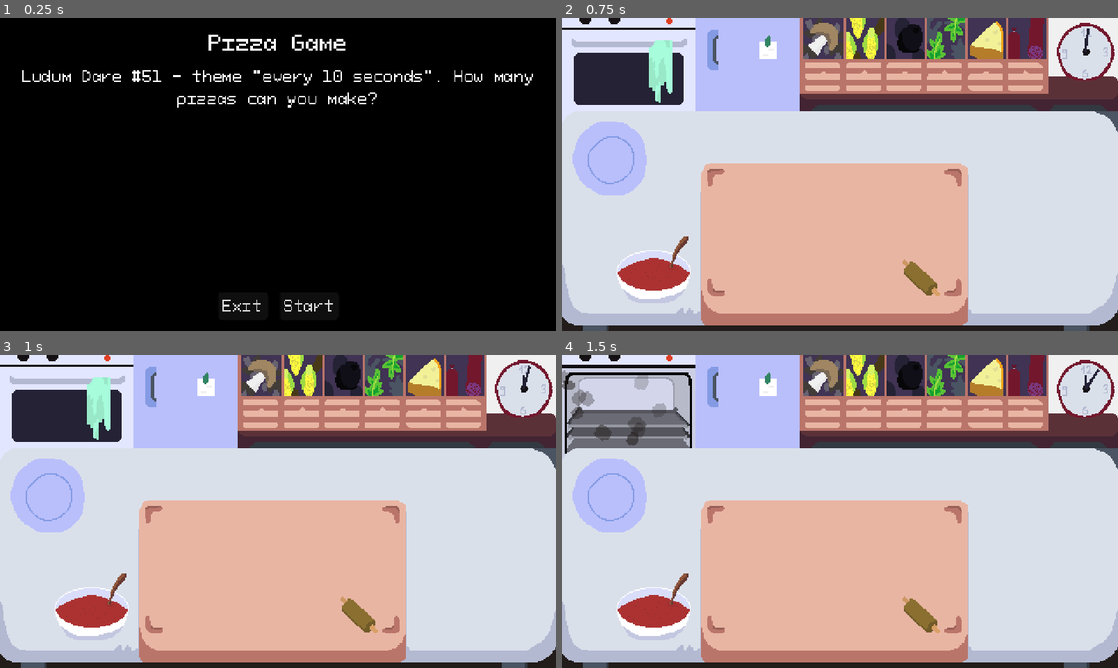
Above: before the commit, frames 1-4 (two rows, left to right).
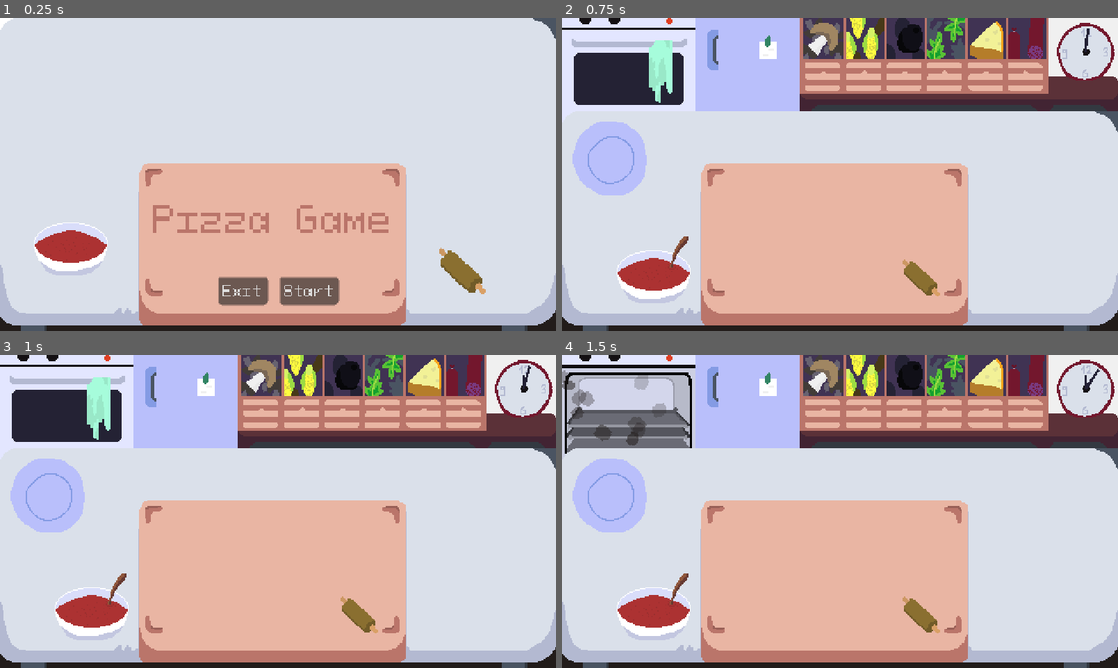
Above: after the commit, the same moments.

Repository: martindzejky/pizza-game
Game: Godot game, scene res://scenes/start.tscn
Same seed, same stepped clock (60 frames per second), same inputs: the game is played once before the commit and once after it.
Inputs (mouse positions are in pixels of both pictures, inside the frame that each line leads up to):
- Up to frame 1 (0.25 s): no input
- Up to frame 2 (0.75 s): click "Start" at 0.5 s
- Up to frame 3 (1 s): no input
- Up to frame 4 (1.5 s): tap Enter at 1.25 s; move the mouse to (628, 401) at 1.27 s; click (628, 401) at 1.42 s

The runs differ from the first frame. In frame 1, 100% of the frame differs, in the area x 0-100%, y 0-100%; in frame 2, nothing differs; in frame 3, nothing differs; in frame 4, nothing differs.

Commit message:
rework the main menu, add sprites and make it nicer
#8

Diff:
--- a/project.godot
+++ b/project.godot
@@ -71,7 +71,7 @@
 
 textures/decals/filter=0
 textures/light_projectors/filter=0
-environment/defaults/default_clear_color=Color(0, 0, 0, 1)
+environment/defaults/default_clear_color=Color(1, 1, 1, 1)
 2d/snap/snap_2d_transforms_to_pixel=true
 2d/snap/snap_2d_vertices_to_pixel=true
 textures/canvas_textures/default_texture_filter=0
--- a/scenes/start.tscn
+++ b/scenes/start.tscn
@@ -1,7 +1,10 @@
-[gd_scene load_steps=3 format=3 uid="uid://bbae4y17js5x4"]
+[gd_scene load_steps=6 format=3 uid="uid://bbae4y17js5x4"]
 
 [ext_resource type="Script" path="res://ui/start-btn.gd" id="1_iqrhl"]
+[ext_resource type="Texture2D" uid="uid://cvfyhejdairpv" path="res://sprites/menu-table.png" id="1_r3pgb"]
 [ext_resource type="Script" path="res://ui/exit-btn.gd" id="2_0d7lr"]
+[ext_resource type="Texture2D" uid="uid://fo0fntv5ipk1" path="res://sprites/dough-tool.png" id="2_g0yhm"]
+[ext_resource type="Texture2D" uid="uid://c87o1ymgjbtyr" path="res://sprites/tomato.png" id="3_1ku1b"]
 
 [node name="start" type="Node"]
 
@@ -13,57 +16,87 @@
 grow_horizontal = 2
 grow_vertical = 2
 
-[node name="margin" type="MarginContainer" parent="ui"]
+[node name="background" type="TextureRect" parent="ui"]
 layout_mode = 1
 anchors_preset = 15
 anchor_right = 1.0
 anchor_bottom = 1.0
 grow_horizontal = 2
 grow_vertical = 2
+texture = ExtResource("1_r3pgb")
 
-[node name="items" type="VBoxContainer" parent="ui/margin"]
+[node name="dough-tool" type="TextureRect" parent="ui/background"]
+layout_mode = 1
+anchors_preset = 3
+anchor_left = 1.0
+anchor_top = 1.0
+anchor_right = 1.0
+anchor_bottom = 1.0
+offset_left = -101.0
+offset_top = -72.0
+offset_right = -61.0
+offset_bottom = -32.0
+grow_horizontal = 0
+grow_vertical = 0
+texture = ExtResource("2_g0yhm")
+
+[node name="dough-tool2" type="TextureRect" parent="ui/background"]
+layout_mode = 1
+anchors_preset = 2
+anchor_top = 1.0
+anchor_bottom = 1.0
+offset_left = 29.0
+offset_top = -110.0
+offset_right = 93.0
+offset_bottom = -46.0
+grow_vertical = 0
+texture = ExtResource("3_1ku1b")
+
+[node name="titleContainer" type="CenterContainer" parent="ui"]
+layout_mode = 1
+anchors_preset = 7
+anchor_left = 0.5
+anchor_top = 1.0
+anchor_right = 0.5
+anchor_bottom = 1.0
+offset_left = -118.0
+offset_top = -144.0
+offset_right = 110.0
+offset_bottom = -50.0
+grow_horizontal = 2
+grow_vertical = 0
+
+[node name="title" type="Label" parent="ui/titleContainer"]
 layout_mode = 2
-offset_left = 10.0
-offset_top = 10.0
-offset_right = 470.0
-offset_bottom = 260.0
-
-[node name="title" type="Label" parent="ui/margin/items"]
-layout_mode = 2
-offset_right = 460.0
-offset_bottom = 25.0
+offset_left = 9.0
+offset_top = 26.0
+offset_right = 219.0
+offset_bottom = 67.0
 grow_horizontal = 2
 pivot_offset = Vector2(240, 30)
+theme_type_variation = &"GameTitle"
 text = "Pizza Game"
 horizontal_alignment = 1
 vertical_alignment = 1
 
-[node name="subtitle" type="Label" parent="ui/margin/items"]
-layout_mode = 2
-offset_top = 35.0
-offset_right = 460.0
-offset_bottom = 216.0
+[node name="btns" type="HBoxContainer" parent="ui"]
+layout_mode = 1
+anchors_preset = 7
+anchor_left = 0.5
+anchor_top = 1.0
+anchor_right = 0.5
+anchor_bottom = 1.0
+offset_left = -53.5
+offset_top = -47.0
+offset_right = 53.5
+offset_bottom = -23.0
 grow_horizontal = 2
-pivot_offset = Vector2(240, 30)
-size_flags_vertical = 3
-theme_override_font_sizes/font_size = 13
-text = "Ludum Dare #51 - theme \"every 10 seconds\". How many pizzas can you make?"
-horizontal_alignment = 1
-autowrap_mode = 2
-
-[node name="btns" type="HBoxContainer" parent="ui/margin/items"]
-layout_mode = 2
-offset_left = 176.0
-offset_top = 226.0
-offset_right = 283.0
-offset_bottom = 250.0
-grow_horizontal = 2
-grow_vertical = 2
+grow_vertical = 0
 size_flags_horizontal = 4
 size_flags_vertical = 4
 alignment = 1
 
-[node name="exit" type="Button" parent="ui/margin/items/btns"]
+[node name="exit" type="Button" parent="ui/btns"]
 layout_mode = 2
 offset_right = 44.0
 offset_bottom = 24.0
@@ -72,7 +105,7 @@
 text = "Exit"
 script = ExtResource("2_0d7lr")
 
-[node name="start" type="Button" parent="ui/margin/items/btns"]
+[node name="start" type="Button" parent="ui/btns"]
 layout_mode = 2
 offset_left = 54.0
 offset_right = 107.0
@@ -82,5 +115,5 @@
 text = "Start"
 script = ExtResource("1_iqrhl")
 
-[connection signal="pressed" from="ui/margin/items/btns/exit" to="ui/margin/items/btns/exit" method="_onClicked"]
-[connection signal="pressed" from="ui/margin/items/btns/start" to="ui/margin/items/btns/start" method="_onClicked"]
+[connection signal="pressed" from="ui/btns/exit" to="ui/btns/exit" method="_onClicked"]
+[connection signal="pressed" from="ui/btns/start" to="ui/btns/start" method="_onClicked"]
--- a/ui/theme.tres
+++ b/ui/theme.tres
@@ -15,8 +15,15 @@
 default_font = ExtResource("1_xbbro")
 BoxContainer/constants/separation = 10
 Button/font_sizes/font_size = 13
+GameTitle/base_type = &"Label"
+GameTitle/colors/font_color = Color(0.729412, 0.458824, 0.415686, 1)
+GameTitle/colors/font_outline_color = Color(0.729412, 0.458824, 0.415686, 1)
+GameTitle/font_sizes/font_size = 31
 GridContainer/constants/h_separation = 5
 GridContainer/constants/v_separation = 5
+Label/colors/font_color = Color(0.141176, 0.133333, 0.203922, 1)
+Label/colors/font_outline_color = Color(0.141176, 0.133333, 0.203922, 1)
+Label/constants/shadow_outline_size = 1
 Label/font_sizes/font_size = 18
 MarginContainer/constants/margin_bottom = 10
 MarginContainer/constants/margin_left = 10
Binary file added: sprites/menu-table.png
Not shown, added: sprites/menu-table.png.import
